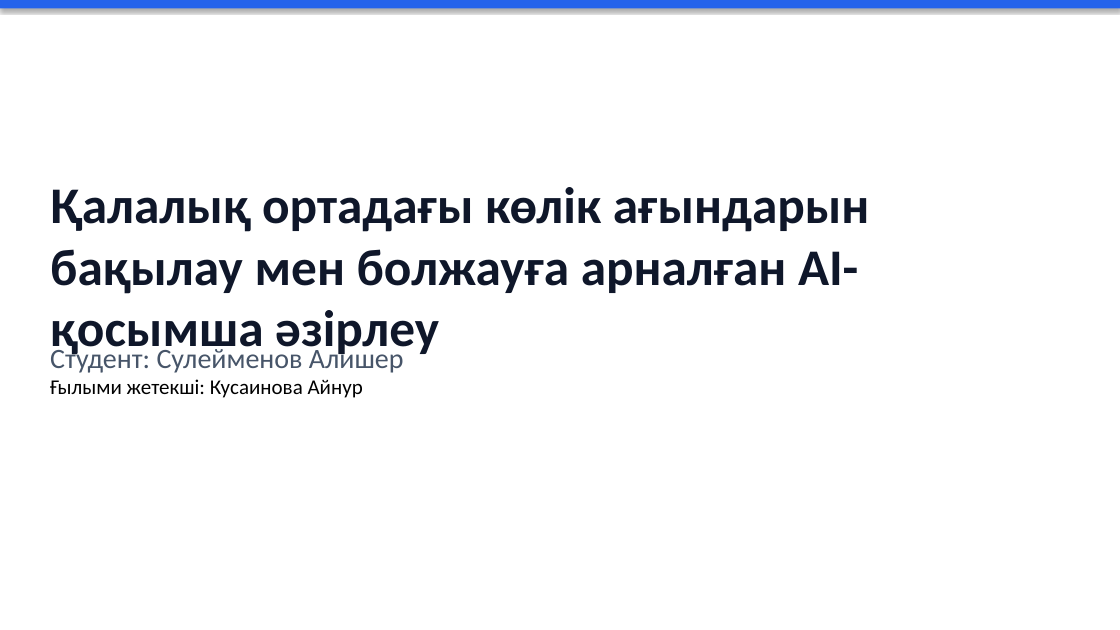
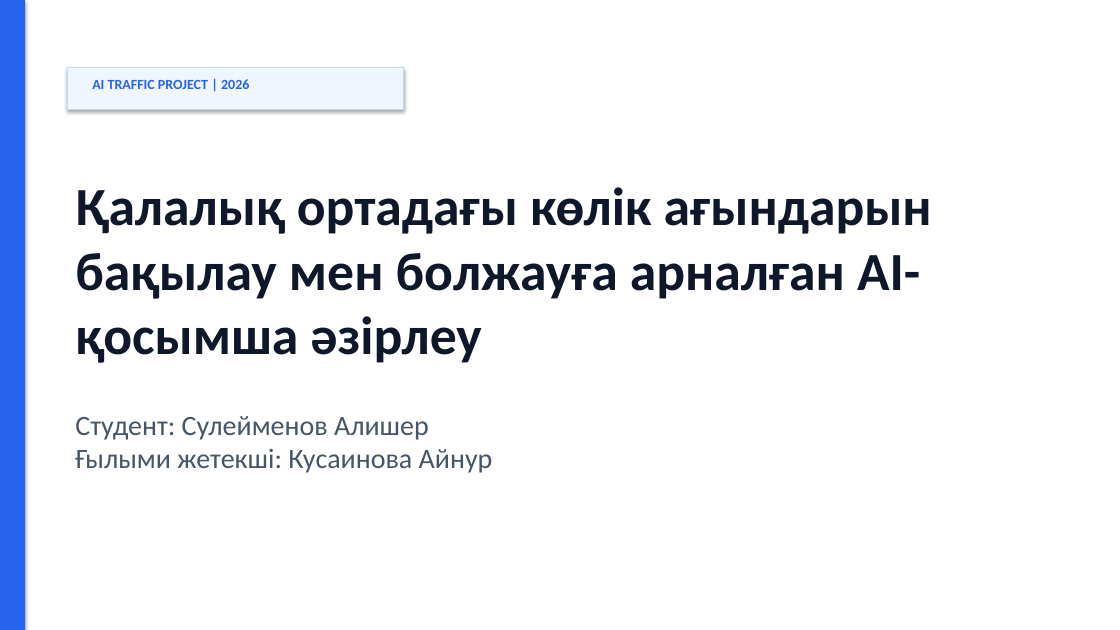
Before and after one commit to alishoksu-coder/ai_traffics, a slide deck: slide 1 of AI_Traffic_Presentation_Premium.pptx. Drawn at 1120x630 pixels with LibreOffice and Linux fonts; fonts in the diff are those of the drawing. Boxes give left, top, right and bottom in pixels: in the first picture for what was removed or moved away, otherwise in the second. Text is boxed around its words. In the diff, an @@ line names an element or a change of style, - is before the commit and + after.

Commit message:
Enhance PowerPoint design to match website style

```diff
--- a/AI_Traffic_Presentation_Premium.pptx
+++ b/AI_Traffic_Presentation_Premium.pptx
@@ rectangle: place and size @@
-rectangle at bbox=[0, 0, 1120, 8]
+rectangle at bbox=[0, 0, 25, 630]
@@ rectangle added at bbox=[67, 67, 403, 109], fill #EFF6FF, outline #BFDBFE 0.75 pt @@
@@ text added at bbox=[92, 79, 249, 89], 12 pt, text #2563EB, bold @@
+AI TRAFFIC PROJECT | 2026
@@ text "Қалалық ортадағы көлік ағындарын бақылау ...": place and size @@
-text "Қалалық ортадағы көлік ағындарын бақылау ..." at bbox=[50, 187, 869, 359]
+text "Қалалық ортадағы көлік ағындарын бақылау ..." at bbox=[75, 187, 932, 363]
@@ text "Қалалық ортадағы көлік ағындарын бақылау ..." at bbox=[75, 187, 932, 363]: size 44 to 46 pt @@
@@ text at bbox=[75, 416, 493, 473]: text changed; size 18 to 24 pt; text colour #000000 to #475569 @@
-Студент: Сулейменов Алишер
-Ғылыми жетекші: Кусаинова Айнур
+Студент: Сулейменов Алишер
+Ғылыми жетекші: Кусаинова Айнур
```
Also in this commit, not shown: 9 other slides changed.
